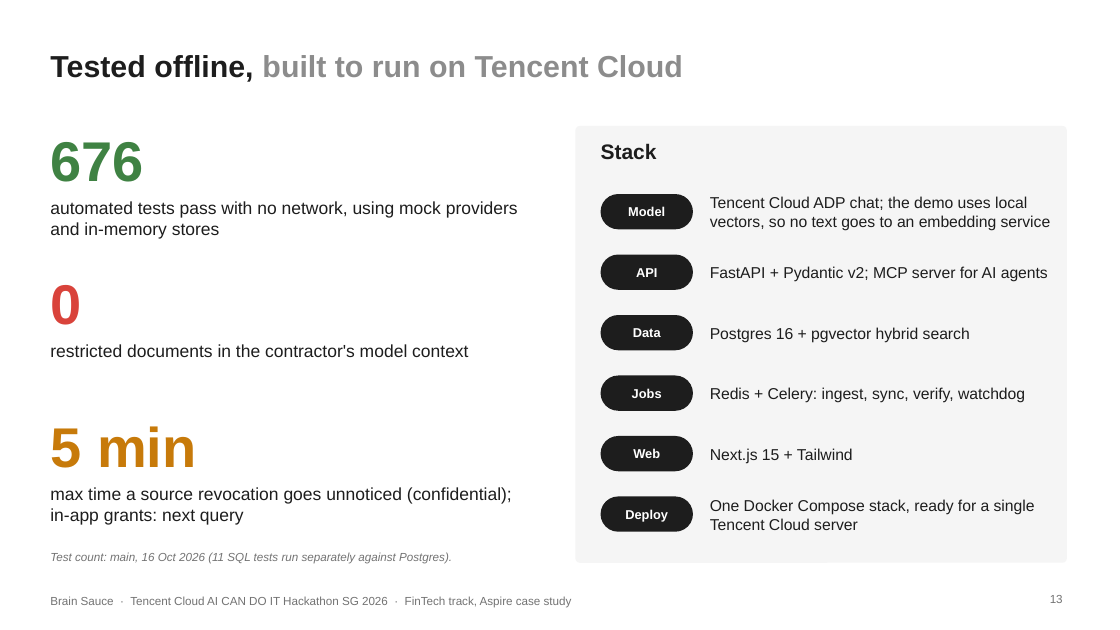
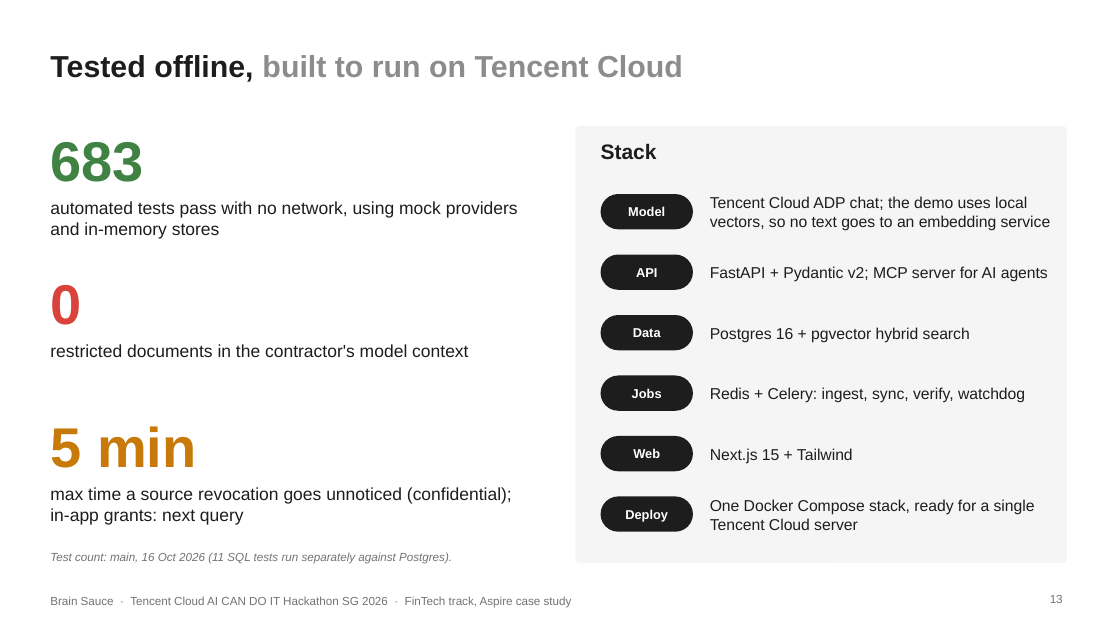
Before and after one commit to pavan2184/tencent-hack, a slide deck: slide 13 of docs/presentations/internal-brain-architecture-submission.pptx. Drawn at 1120x630 pixels with LibreOffice and Linux fonts; fonts in the diff are those of the drawing. Boxes give left, top, right and bottom in pixels: in the first picture for what was removed or moved away, otherwise in the second. Text is boxed around its words. In the diff, an @@ line names an element or a change of style, - is before the commit and + after.

```diff
--- a/docs/presentations/internal-brain-architecture-submission.pptx
+++ b/docs/presentations/internal-brain-architecture-submission.pptx
@@ text at [50, 142, 143, 182]: text changed @@
-676
+683
```
Also in this commit, not shown: 3 other files.
